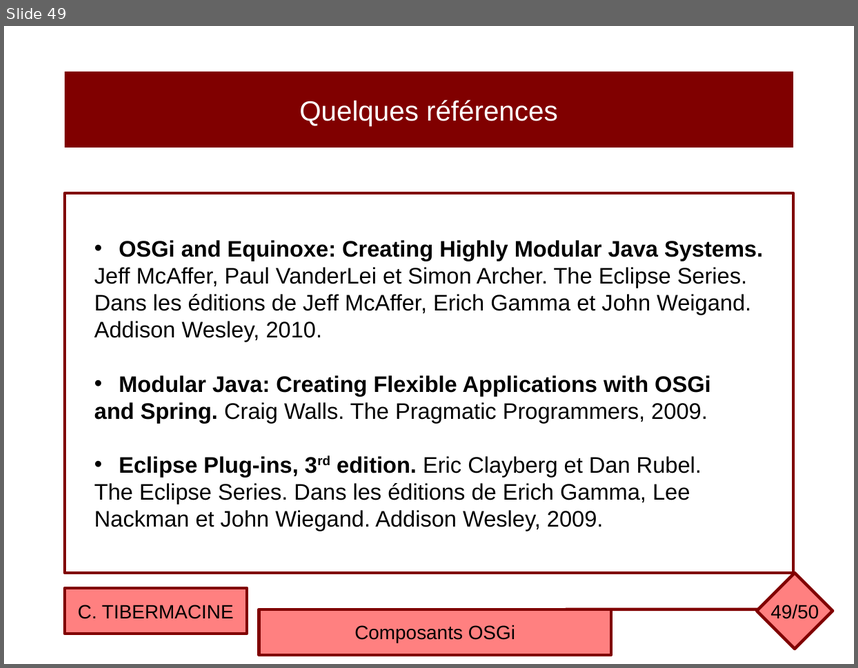
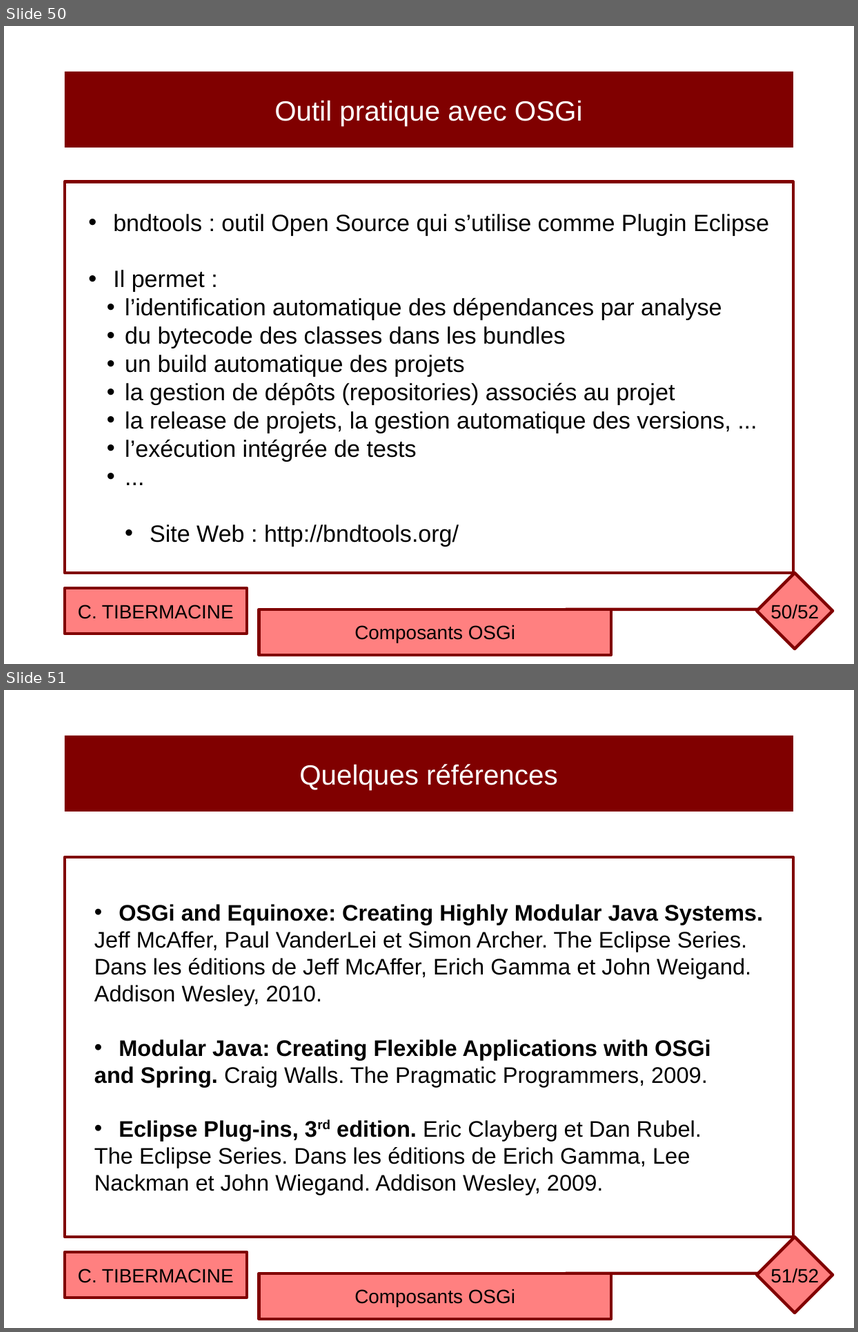
Before and after one commit to ctiber/composants, a slide deck: cours/cours3.odp. Shown one above the other, each under a label of ours: slide 49 before the commit, slides 50 and 51 after it. The pictures are 858x668 and 858x1332 pixels, drawn with LibreOffice and Linux fonts; fonts in the diff are those of the drawing. Boxes give left, top, right and bottom in pixels: in the first picture for what was removed or moved away, otherwise in the second. Text is boxed around its words. In the diff, an @@ line names an element or a change of style, - is before the commit and + after.

Commit message:
Mise à jour du cours OSGi

```diff
--- a/cours/cours3.odp
+++ b/cours/cours3.odp
@@ slide 50 added at [4,26,854,664], background #FFFFFF @@
@@ rectangle added at [65,72,794,147], fill #800000, 26 pt, text #FFFFFF @@
+Outil pratique avec OSGi
@@ rectangle added at [65,182,794,573], fill #FFFFFF, outline #800000 2.83 pt, 22 pt, text #000000 @@
+• bndtools : outil Open Source qui s’utilise comme Plugin Eclipse
+• Il permet :
+  • l’identification automatique des dépendances par analyse
+  • du bytecode des classes dans les bundles
+  • un build automatique des projets
+  • la gestion de dépôts (repositories) associés au projet
+  • la release de projets, la gestion automatique des versions, ...
+  • l’exécution intégrée de tests
+  • ...
+• Site Web : http://bndtools.org/
@@ diamond added at [757,573,833,648], fill #FF8080, outline #800000 2.83 pt @@
@@ rectangle added at [65,588,247,633], fill #FF8080, outline #800000 2.83 pt, 18 pt, text #000000 @@
+C. TIBERMACINE
@@ page number added at [771,604,819,619], 18 pt, text #000000 @@
+50/52
@@ rectangle added at [259,609,612,655], fill #FF8080, outline #800000 2.83 pt, 18 pt, text #000000 @@
+Composants OSGi
@@ line added from (763, 609) to (566, 609), #800000 2.83 pt @@
@@ what was slide 49 is now slide 51 @@
@@ page number at [771,1268,819,1283]: text changed @@
-49/50
+51/52
```
Also in this commit, not shown: 6 slides changed, 1 other slide added, 1 other file.
